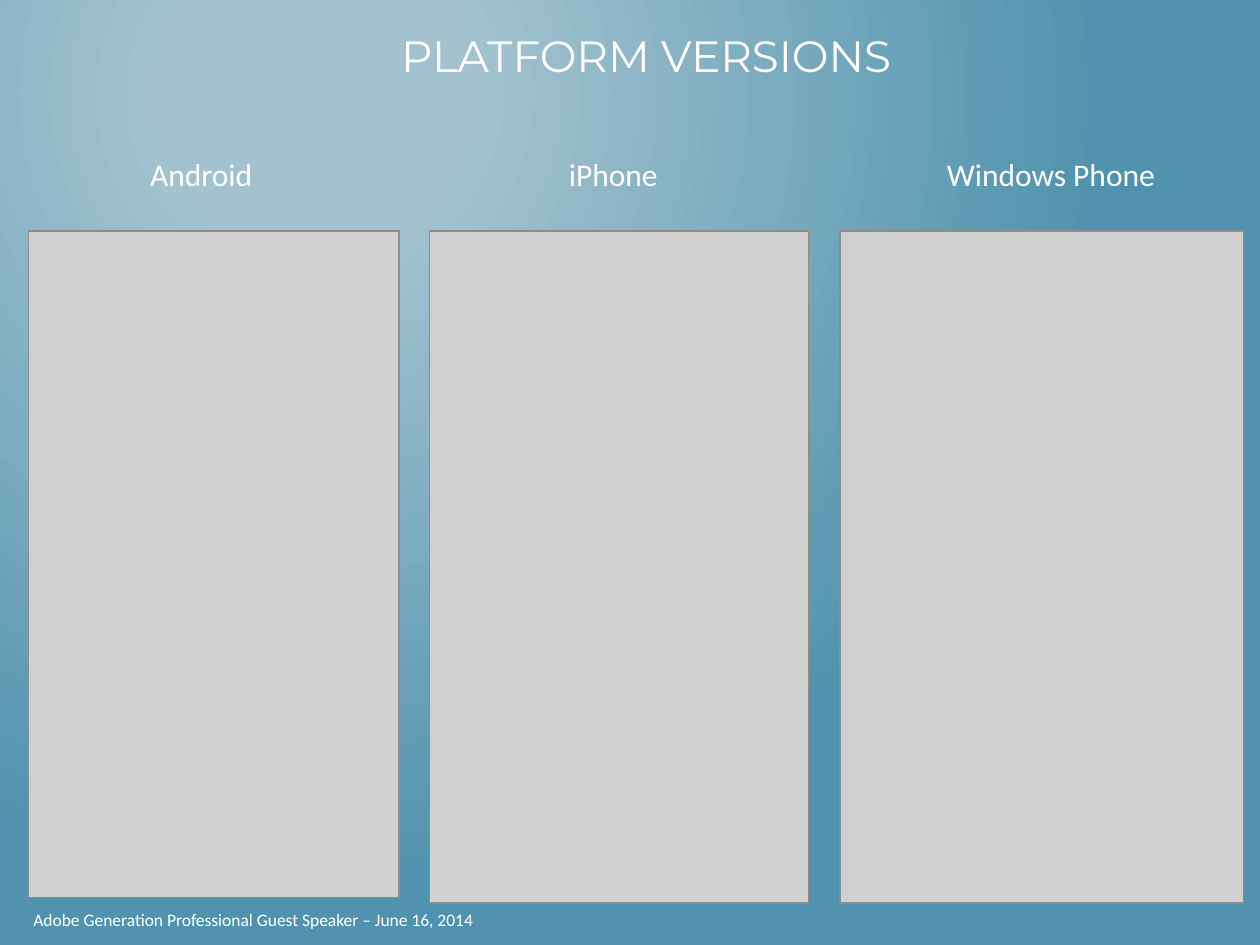
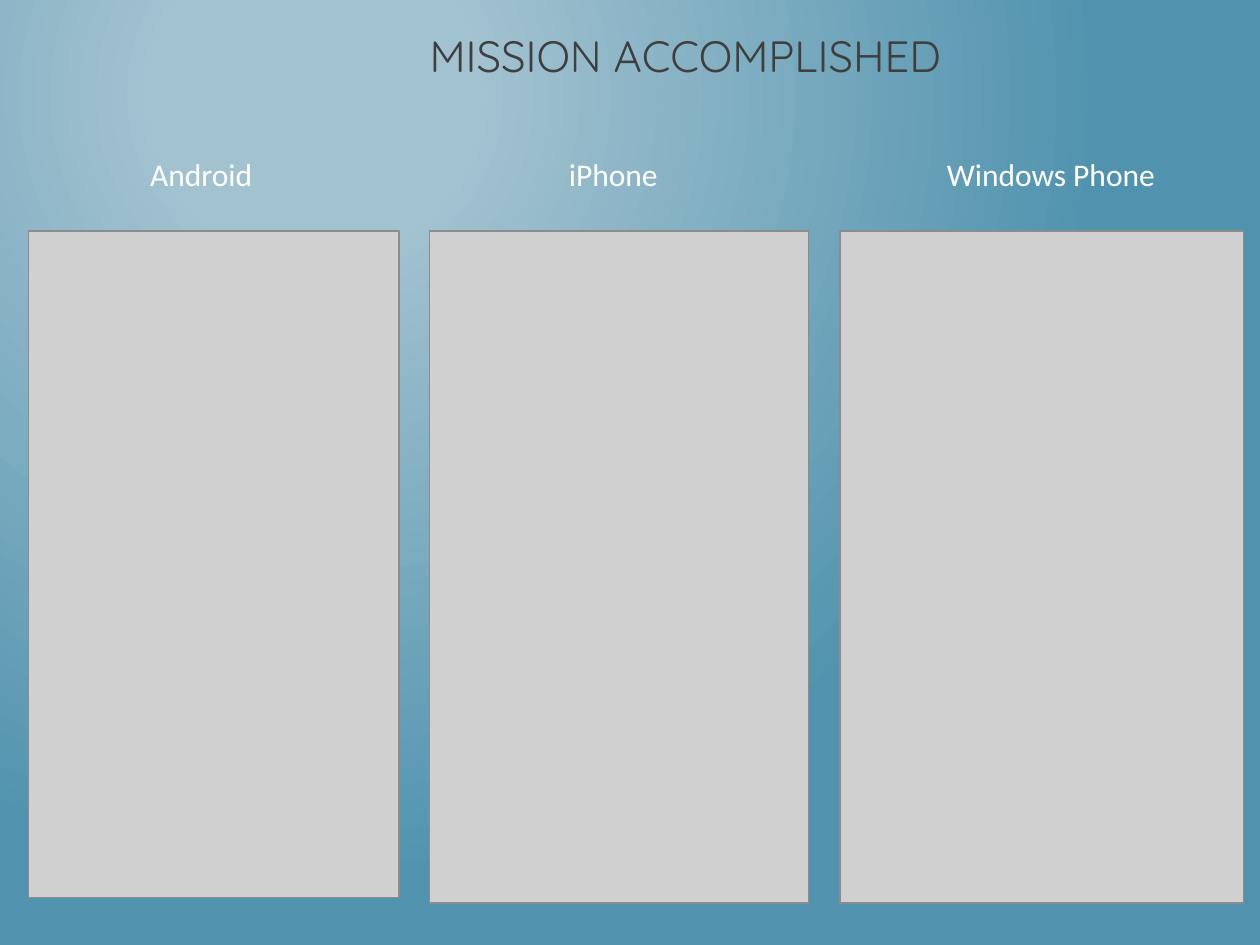
Before and after one commit to dotNetkow/Presentations, a slide deck: slide 11 of That Conference 2014/Building PhoneGap Mobile App w KendoUI.pptx (slide 5 before the commit). Drawn at 1260x945 pixels with LibreOffice and Linux fonts; fonts in the diff are those of the drawing; grey boxes stand for pictures. Boxes give left, top, right and bottom in pixels: in the first picture for what was removed or moved away, otherwise in the second. Text is boxed around its words. In the diff, an @@ line names an element or a change of style, - is before the commit and + after.

```diff
--- a/That Conference 2014/Building PhoneGap Mobile App w KendoUI.pptx
+++ b/That Conference 2014/Building PhoneGap Mobile App w KendoUI.pptx
@@ title at [430,41,941,73]: text changed; font Montserrat to Quicksand; text colour #FFFFFF to #3F3F3F @@
-PLATFORM VERSIONS
+MISSION ACCOMPLISHED
@@ text removed at [33,914,472,929] @@
-Adobe Generation Professional Guest Speaker – June 16, 2014
```
Also in this commit, not shown: 9 other slides changed, 13 slides added, 1 slide removed.
